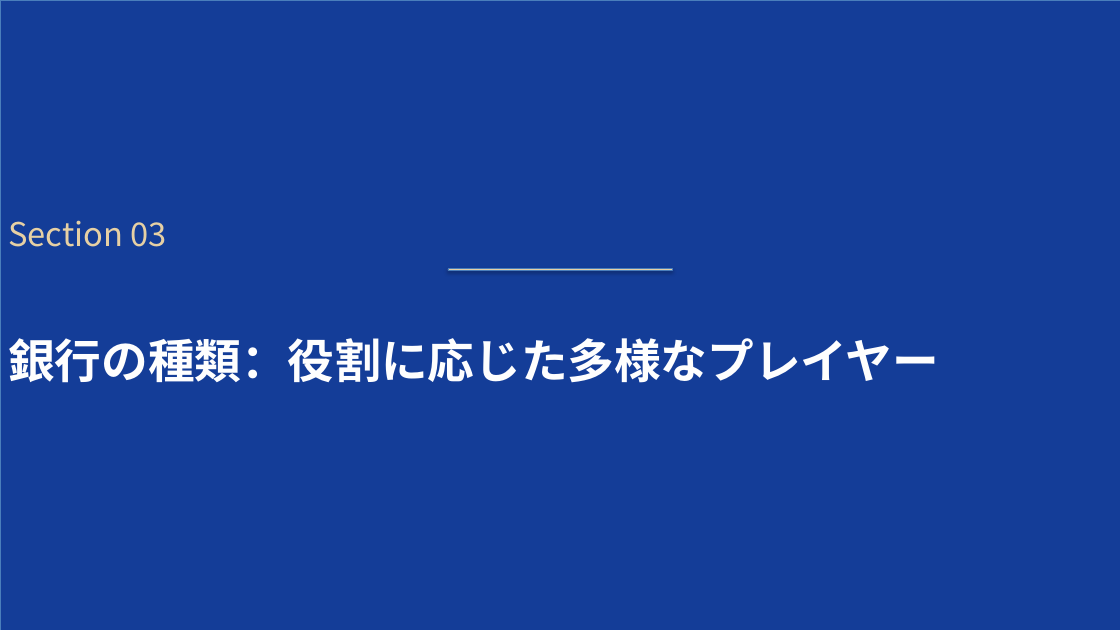
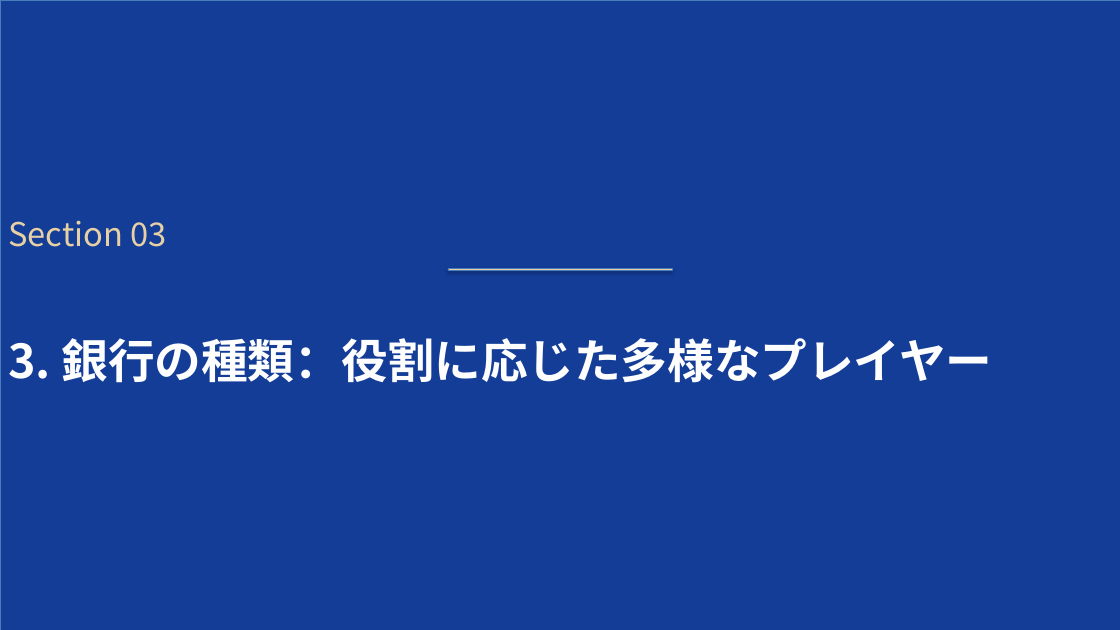
Before and after one commit to xilicrysta/bank-pptx, a slide deck: slide 9 of bank_industry_presentation.pptx. Drawn at 1120x630 pixels with LibreOffice and Linux fonts; fonts in the diff are those of the drawing. Boxes give left, top, right and bottom in pixels: in the first picture for what was removed or moved away, otherwise in the second. Text is boxed around its words. In the diff, an @@ line names an element or a change of style, - is before the commit and + after.

```diff
--- a/bank_industry_presentation.pptx
+++ b/bank_industry_presentation.pptx
@@ text at (8, 338, 992, 383): text changed @@
-銀行の種類：役割に応じた多様なプレイヤー
+3. 銀行の種類：役割に応じた多様なプレイヤー
```
Also in this commit, not shown: 6 other slides changed, 1 other file.
